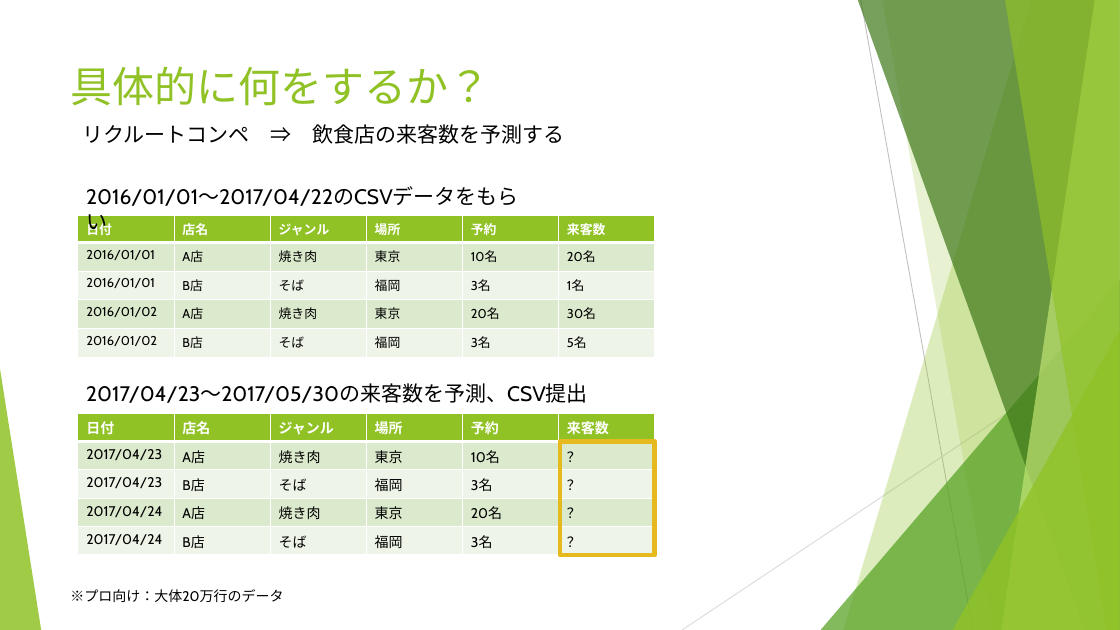
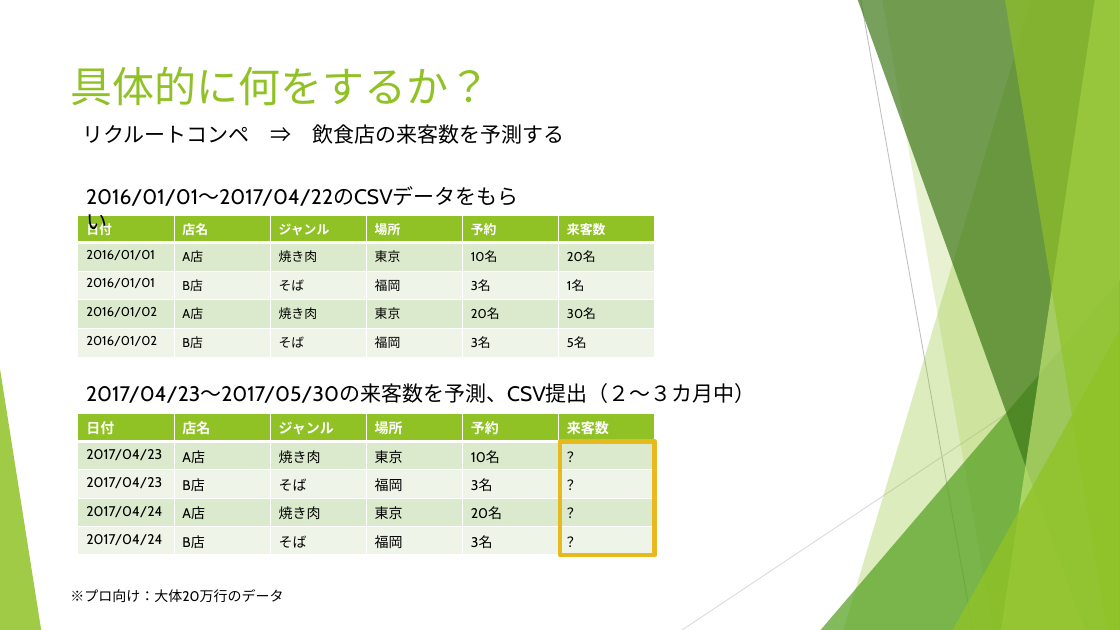
Before and after one commit to backonhighway/kaggle_recruit, a slide deck: slide 5 of 猫でもわかるKaggle.pptx. Drawn at 1120x630 pixels with LibreOffice and Linux fonts; fonts in the diff are those of the drawing. Boxes give left, top, right and bottom in pixels: in the first picture for what was removed or moved away, otherwise in the second. Text is boxed around its words. In the diff, an @@ line names an element or a change of style, - is before the commit and + after.

Commit message:
なぜかアップロードできない・・・

```diff
--- a/猫でもわかるKaggle.pptx
+++ b/猫でもわかるKaggle.pptx
@@ text at box(86, 383, 756, 403): text changed @@
-2017/04/23～2017/05/30の来客数を予測、CSV提出
+2017/04/23～2017/05/30の来客数を予測、CSV提出（２～３カ月中）
```
